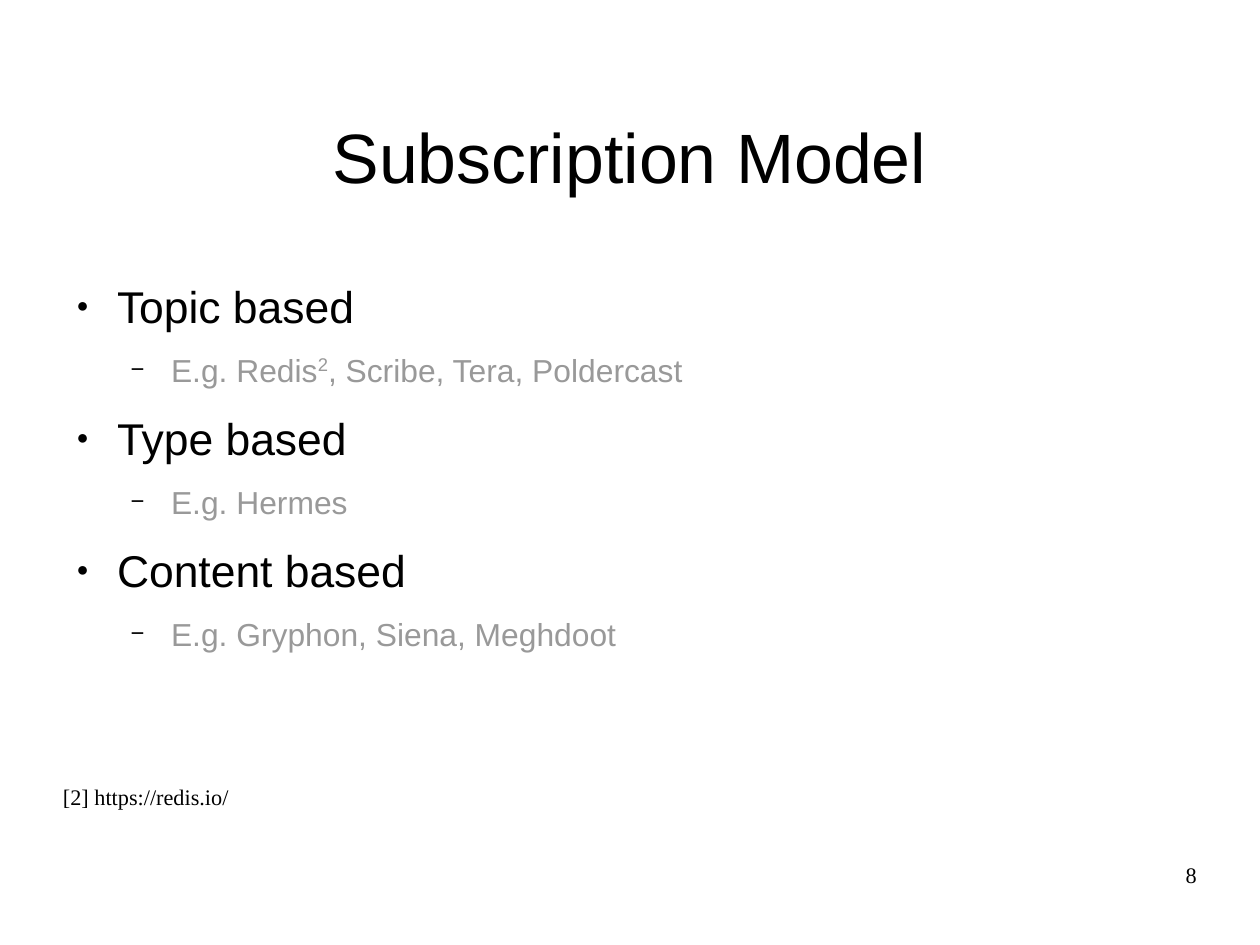
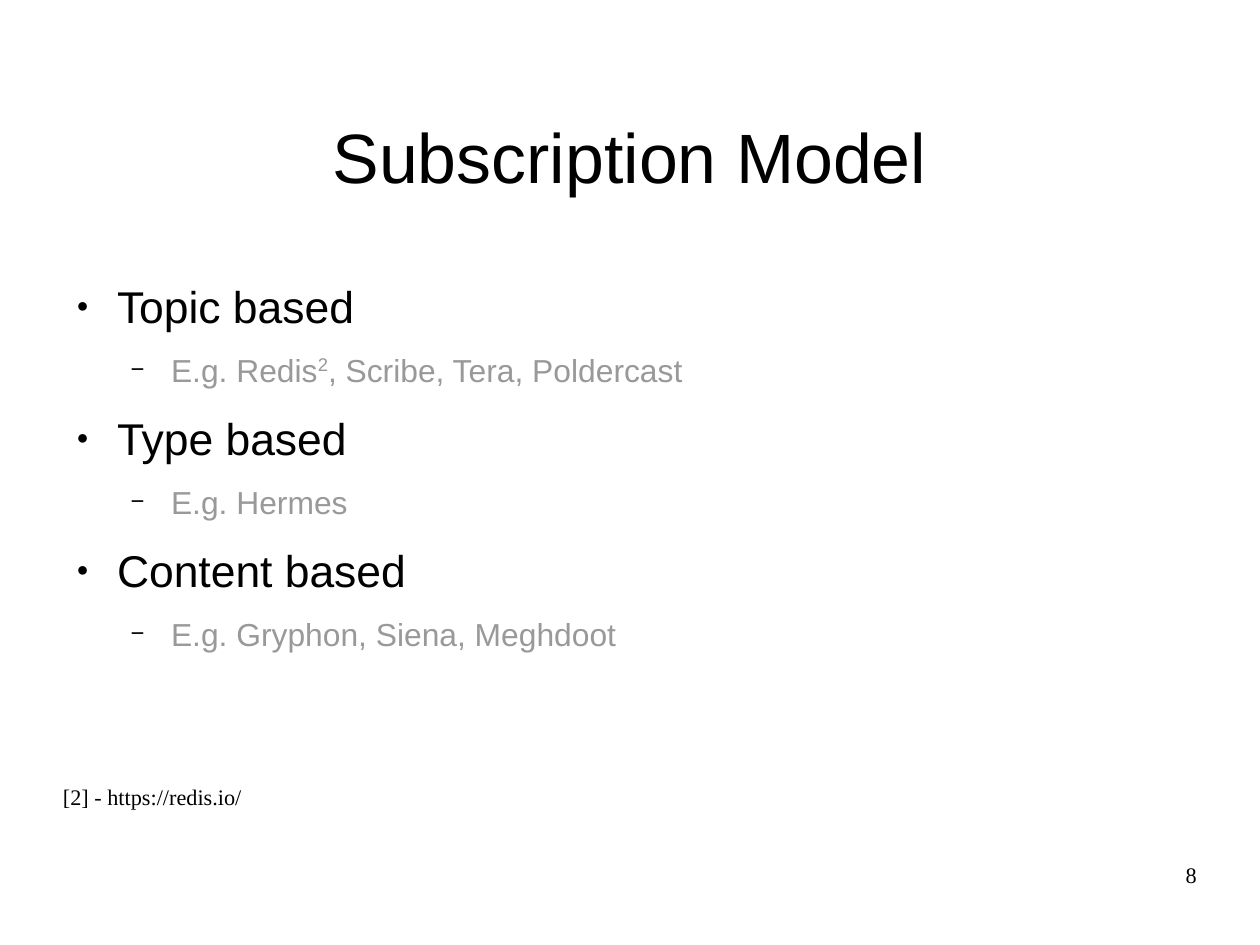
Before and after one commit to JGAntunes/pulsarcast, a slide deck: slide 8 of project-report/presentation.odp. Drawn at 1260x945 pixels with LibreOffice and Linux fonts; fonts in the diff are those of the drawing; background and template pictures are left out. Boxes give left, top, right and bottom in pixels: in the first picture for what was removed or moved away, otherwise in the second. Text is boxed around its words. In the diff, an @@ line names an element or a change of style, - is before the commit and + after.

```diff
--- a/project-report/presentation.odp
+++ b/project-report/presentation.odp
@@ text at [63, 789, 241, 810]: text changed @@
-[2] https://redis.io/
+[2] - https://redis.io/
```
Also in this commit, not shown: 3 other slides changed, 3 slides added.
